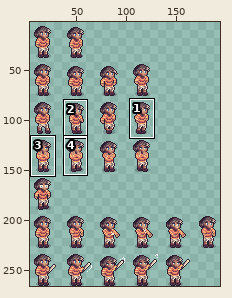
Sprite sheet -- Assets/Sprites/Characters/Player/player_spritesheet.png. The first picture is a wide view before the edit; the outline marks the close-up.
Close-up. First the earlier version:
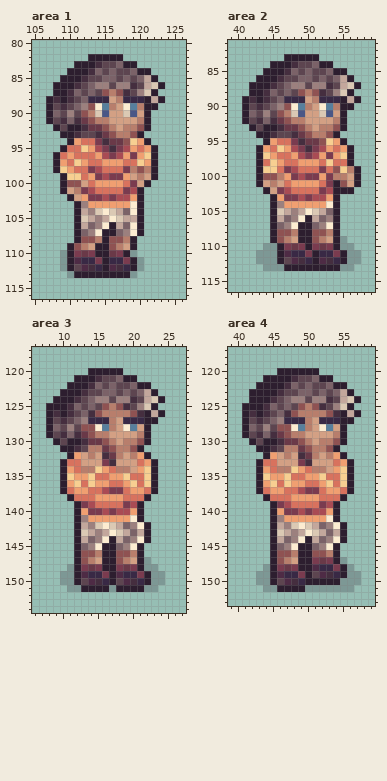
The file is 198x266 pixels. Shown: area 1: x 105..126, y 80..116; area 2: x 39..59, y 81..116; area 3: x 6..27, y 117..154; area 4: x 39..59, y 117..153. The wide view leaves out empty margins. The commit also changed other parts of the picture, which this record leaves out.
After:
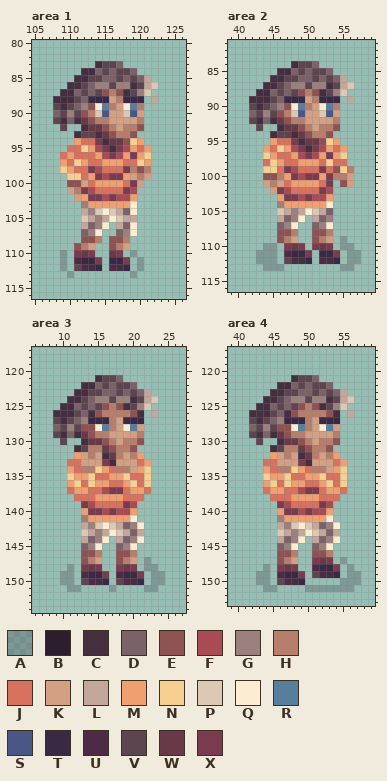
Palette (. is transparent): A #2d1e2f3c  B #2d1e2f  C #452e3f  D #7b6268  E #8f5252  F #a94b54  G #9c807e  H #b87e6c  J #d8725e  K #d3a084  L #c3a79c  M #f09f71  N #f7cf91  P #dbc9b4  Q #fcecd1  R #577f9d  S #4a5786  T #392945  U #4e2b45  V #5d4550  W #6a3948  X #7a3b4f
Changes in this commit:
--- area 1
@@ x 105..126 @@
  81 ......................
- 82 ........BBBBB.........
- 83 ......BBBCVVDBB.......
- 84 .....BBBCDVDVVDBB.....
- 85 ....BBBCVVDDVDVDLB....
- 86 ...BBBCVDGGVGGCVLPB...
- 87 ...BBCDVDVEHECVGPB....
- 88 ..BCBCVDTTTKHTTTBLB...
- 89 ..BVCVDGEQRHKQRHBB....
- 90 ..BDVGVEHPSKKPSKB.....
- 91 ..BVCDCWEHHKKKKHB.....
- 92 ...BVBBCWWEHKHHEB.....
- 93 ....BBCVVCWEHHEB......
- 94 .....BMJJXCWWENMB.....
- 95 ....BJJNMFXCXFMJMB....
- 96 ...BJMJJJMFXFMXMNB....
- 97 ...BMJNMJJMMMJJNMB....
- 98 ...BNMJJXFJJJXHEHB....
- 99 ....BNNJMXFXXMKHKB....
-100 ....BEEKJMMMMJXKB.....
-101 ....BKHXFJJJJXFB......
-102 .....BKMXXFXFFMB......
-103 ......BGMMMMMMQB......
-104 ......BLGPQPLDQB......
-105 ......BPLGLQPLLB......
-106 ......BLDGQBLDQB......
-107 ......BDGQBBDGQB......
-108 ......BEEHBEEHB.......
-109 .....BEHKBBEHKB.......
-110 ....ABXWXBBWXBA.......
-111 ....ABUTTXBTTXBA......
-112 ....ABVUCTBUCTBA......
-113 .....ABBBBBBBBA.......
+ 82 ......................
+ 83 .........CVVD.........
+ 84 .......CCDVDVVD.......
+ 85 ......CCVVDDVDVDL.....
+ 86 .....CCVDGGVGGCVLP....
+ 87 ....CCDVDVEHECVGP.....
+ 88 ...CCCVDTTTKHTTT.L....
+ 89 ...VCVDGEQRHKQRH......
+ 90 ...DVGVEHPSKKPSK......
+ 91 ...VCDCWEHHKKKKH......
+ 92 ....V..CWWEHKHHE......
+ 93 ......CVVCWEHHE.......
+ 94 ......MJJXCWWENM......
+ 95 .....JJNMFXCXFMJM.....
+ 96 ....JMJJJMFXFMXMN.....
+ 97 ....MJNMJJMMMJJNM.....
+ 98 ....NMJJXFJJJXHEH.....
+ 99 .....NNJMXFXXMKHK.....
+100 .....EEKJMMMMJXK......
+101 .....KHXFJJJJXF.......
+102 ......KMXXFXFFM.......
+103 .......GMMMMMMQ.......
+104 .......LGPQPLDQ.......
+105 .......PLGLQPLL.......
+106 .......LDGQ.LDQ.......
+107 .......DGQ..DGQ.......
+108 .......EEH.EEH........
+109 ......EHK..EHK........
+110 ....A.XWX..WX.A.......
+111 ....A.UTTX.TTX.A......
+112 ....A.VUCT.UCT.A......
+113 .....A........A.......
 114 ......................
--- area 2
@@ x 39..59 @@
  82 .....................
- 83 ........BBBBB........
- 84 ......BBBCVVDBB......
- 85 .....BBBCDVDVVDBB....
- 86 ....BBBCVVDDVDVDLB...
- 87 ...BBBCVDGGVGGCVLPB..
- 88 ...BBCDVDVEHECVGPB...
- 89 ..BCBCVDTTTKHTTTBLB..
- 90 ..BVCVDGEQRHKQRHBB...
- 91 ..BDVGVEHPSKKPSKB....
- 92 ..BVCDCWEHHKKKKHB....
- 93 ...BVBBCWWEHKHHEB....
- 94 ....BBCVVCWEHHEB.....
- 95 .....BMJJXCWWENMB....
- 96 ....BMJNMFXCXFMJMB...
- 97 ....BNMJJMFXFMXMNB...
- 98 ....BJNMJJMMMJNJJB...
- 99 ....BNNJXFJJJXJENHB..
-100 ....BEEHMXFXXMXHHKB..
-101 ....BKHKJMMMMJXBEKB..
-102 .....BKXFJJJJXFBBB...
-103 ......BMXXFXFFMB.....
-104 ......BGMMMMMMQB.....
-105 ......BPLGLQPLDB.....
-106 ......BLDGQBLDGB.....
-107 ......BDGQBBDGQB.....
-108 ......BEEHBBEEHB.....
-109 ......BEHKBBEHKBA....
-110 .....AABXWXBXWXBAA...
-111 ....AAABUTTXBTTXBAA..
-112 ....AAABVUCTBUCTBAA..
-113 .....AAABBBBBBBBAA...
+ 83 .....................
+ 84 .........CVVD........
+ 85 .......CCDVDVVD......
+ 86 ......CCVVDDVDVDL....
+ 87 .....CCVDGGVGGCVLP...
+ 88 ....CCDVDVEHECVGP....
+ 89 ...CCCVDTTTKHTTT.L...
+ 90 ...VCVDGEQRHKQRH.....
+ 91 ...DVGVEHPSKKPSK.....
+ 92 ...VCDCWEHHKKKKH.....
+ 93 ....V..CWWEHKHHE.....
+ 94 ......CVVCWEHHE......
+ 95 ......MJJXCWWENM.....
+ 96 .....MJNMFXCXFMJM....
+ 97 .....NMJJMFXFMXMN....
+ 98 .....JNMJJMMMJNJJ....
+ 99 .....NNJXFJJJXJENH...
+100 .....EEHMXFXXMXHHK...
+101 .....KHKJMMMMJX.EK...
+102 ......KXFJJJJXF......
+103 .......MXXFXFFM......
+104 .......GMMMMMMQ......
+105 .......PLGLQPLD......
+106 .......LDGQ.LDG......
+107 .......DGQ..DGQ......
+108 .......EEH..EEH......
+109 .......EHK..EHK.A....
+110 .....AA.XWX.XWX.AA...
+111 ....AAA.UTTX.TTX.AA..
+112 ....AAA.VUCT.UCT.AA..
+113 .....AAA........AA...
 114 .....................
--- area 3
@@ x 6..27 @@
 119 ......................
-120 ........BBBBB.........
-121 ......BBBCVVDBB.......
-122 .....BBBCDVDVVDBB.....
-123 ....BBBCVVDDVDVDLB....
-124 ...BBBCVDGGVGGCVLPB...
-125 ..BBBCDVDVEHECVGPB....
-126 ..BCBCVDCEHHHHECBLB...
-127 ..BVCVDGTTTHKTTTBB....
-128 ..BDVGVEEQRHKQRKB.....
-129 ..BVCDCWEHHKKKKHB.....
-130 ...BVBBCWWEHKHHEB.....
-131 ....BBCVHHWEHHEB......
-132 .....BMKHKCWHKHMB.....
-133 ....BJJKKKXCKKKJMB....
-134 ....BMJHHNMJHHKMNB....
-135 ....BNMMNJJMMNJJNB....
-136 ....BMNJNMMJJMNJNB....
-137 ....BJMMJJFXXJMMJB....
-138 .....BJJJMMMMJJJB.....
-139 ......BXFJJJJXFB......
-140 ......BMXXFXFFMB......
-141 ......BGMMMMMMQB......
-142 ......BLGPQPLDGQB.....
-143 ......BPLGLQPLDLB.....
-144 ......BLDGQBLDGQB.....
-145 ......BDGQBBDGQB......
-146 ......BEEHBBEEHB......
-147 ......BEHKBBEHKBA.....
-148 .....ABXWXBBXWXBAA....
-149 ....AABUTTXBUTTXBAA...
-150 ....AABVUCTBVUCTBAA...
-151 .....AABBBBABBBBAA....
+120 ......................
+121 .........CVVD.........
+122 .......CCDVDVVD.......
+123 ......CCVVDDVDVDL.....
+124 .....CCVDGGVGGCVLP....
+125 ....CCDVDVEHECVGP.....
+126 ...CCCVDCEHHHHEC.L....
+127 ...VCVDGTTTHKTTT......
+128 ...DVGVEEQRHKQRK......
+129 ...VCDCWEHHKKKKH......
+130 ....V..CWWEHKHHE......
+131 ......CVHHWEHHE.......
+132 ......MKHKCWHKHM......
+133 .....JJKKKXCKKKJM.....
+134 .....MJHHNMJHHKMN.....
+135 .....NMMNJJMMNJJN.....
+136 .....MNJNMMJJMNJN.....
+137 .....JMMJJFXXJMMJ.....
+138 ......JJJMMMMJJJ......
+139 .......XFJJJJXF.......
+140 .......MXXFXFFM.......
+141 .......GMMMMMMQ.......
+142 .......LGPQPLDGQ......
+143 .......PLGLQPLDL......
+144 .......LDGQ.LDGQ......
+145 .......DGQ..DGQ.......
+146 .......EEH..EEH.......
+147 .......EHK..EHK.A.....
+148 .....A.XWX..XWX.AA....
+149 ....AA.UTTX.UTTX.AA...
+150 ....AA.VUCT.VUCT.AA...
+151 .....AA....A....AA....
 152 ......................
--- area 4
@@ x 39..59 @@
 119 .....................
-120 .......BBBBBB........
-121 .....BBBBCVVDBB......
-122 ....BBBBCDVDVVDBB....
-123 ...BBBBCVVDDVDVDLB...
-124 ...BBBCVDGGVGGCVLPB..
-125 ..BBBCDVDVEHECVGPB...
-126 ..BCBCVDCEHHHHECBLB..
-127 ..BVCVDGTTTHKTTTBB...
-128 ..BDVGVEEQRHKQRKB....
-129 ..BVCDCWEHHKKKKHB....
-130 ...BVBBCWWEHKHHEB....
-131 ....BBCVHHWEHHEB.....
-132 .....BMKHKCWHKHMB....
-133 ....BJJKKKXCKKKJMB...
-134 ....BMJHHNMJHHKMNB...
-135 ....BNMMNJJMMNJJNB...
-136 ....BMNJNMMJJMNJNB...
-137 ....BJMMJJFXXJMMJB...
-138 .....BJJJMMMMJJJB....
-139 ......BXFJJJJXFB.....
-140 ......BMXXFXFFMB.....
-141 ......BGMMMMMMQB.....
-142 ......BLGPQPLDGQB....
-143 ......BPLGLQPLDLB....
-144 ......BLDGQBLDGQB....
-145 ......BDGQBBDGQB.....
-146 ......BEEHBBEEHB.....
-147 ......BEHKBBXWXBA....
-148 .....ABXWXBBUTTXBA...
-149 ....AABUTTXBVUCTBAA..
-150 ....AABVUCTBBBBBAAA..
-151 .....AABBBBAAAAAAA...
+120 .....................
+121 .........CVVD........
+122 .......CCDVDVVD......
+123 ......CCVVDDVDVDL....
+124 .....CCVDGGVGGCVLP...
+125 ....CCDVDVEHECVGP....
+126 ...CCCVDCEHHHHEC.L...
+127 ...VCVDGTTTHKTTT.....
+128 ...DVGVEEQRHKQRK.....
+129 ...VCDCWEHHKKKKH.....
+130 ....V..CWWEHKHHE.....
+131 ......CVHHWEHHE......
+132 ......MKHKCWHKHM.....
+133 .....JJKKKXCKKKJM....
+134 .....MJHHNMJHHKMN....
+135 .....NMMNJJMMNJJN....
+136 .....MNJNMMJJMNJN....
+137 .....JMMJJFXXJMMJ....
+138 ......JJJMMMMJJJ.....
+139 .......XFJJJJXF......
+140 .......MXXFXFFM......
+141 .......GMMMMMMQ......
+142 .......LGPQPLDGQ.....
+143 .......PLGLQPLDL.....
+144 .......LDGQ.LDGQ.....
+145 .......DGQ..DGQ......
+146 .......EEH..EEH......
+147 .......EHK..XWX.A....
+148 .....A.XWX..UTTX.A...
+149 ....AA.UTTX.VUCT.AA..
+150 ....AA.VUCT.....AAA..
+151 .....AA....AAAAAAA...
 152 .....................
Changed places in both close-ups, as pixel boxes (x1, y1, x2, y2):
changed: (46, 54, 165, 278)
changed: (242, 54, 361, 271)
changed: (46, 368, 165, 592)
changed: (242, 368, 361, 592)
